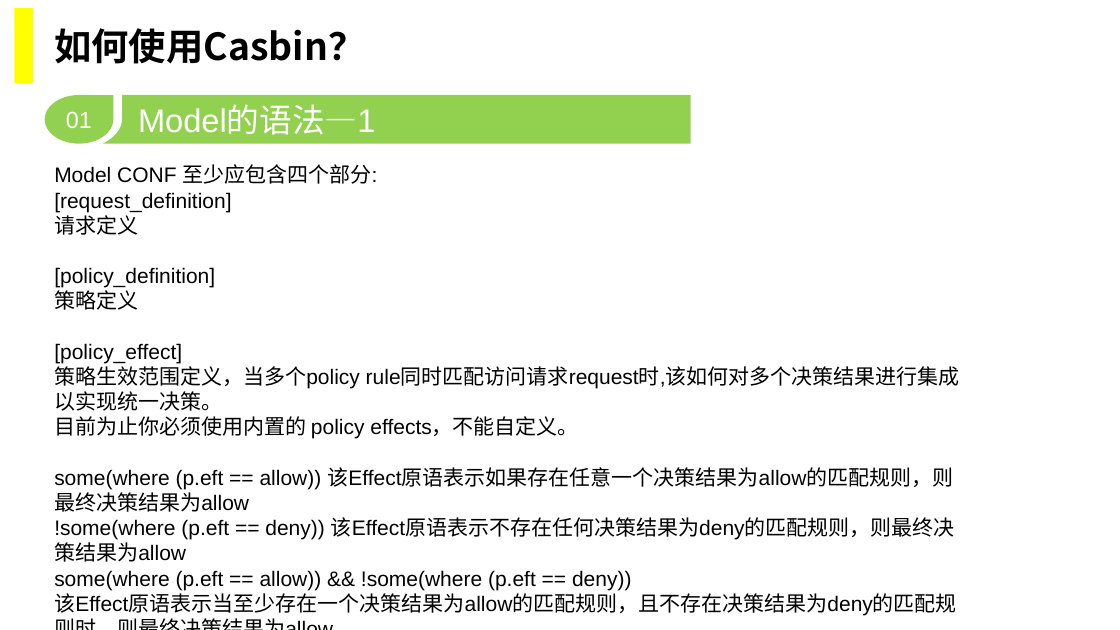
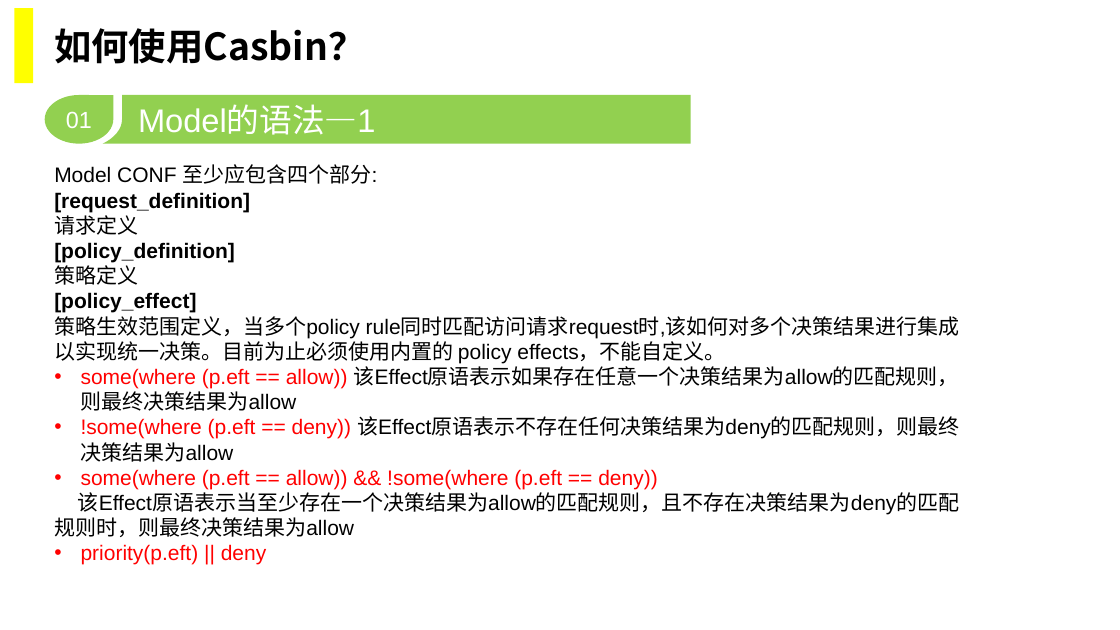
Before and after one commit to marvinang/learn_rust, a slide deck: slide 16 of casbin.pptx. Drawn at 1120x630 pixels with LibreOffice and Linux fonts; fonts in the diff are those of the drawing; background and template pictures are left out. Boxes give left, top, right and bottom in pixels: in the first picture for what was removed or moved away, otherwise in the second. Text is boxed around its words. In the diff, an @@ line names an element or a change of style, - is before the commit and + after.

```diff
--- a/casbin.pptx
+++ b/casbin.pptx
@@ text at bbox=[54, 192, 960, 565]: bold on in "[request_definition]", "[policy_definition]", "[policy_effect]"; text colour #000000 to #FF0000 in "some(where (p.eft == allow))", "!some(where (p.eft == deny))", "some(where (p.eft == allow)) && !some(where (p.eft ...", "priority(p.eft) || deny"; bullet none to • @@
@@ text at bbox=[54, 316, 960, 363]: text changed @@
-策略生效范围定义，当多个policy rule同时匹配访问请求request时,该如何对多个决策结果进行集成以实现统一决策。
-目前为止你必须使用内置的 policy effects，不能自定义。
+策略生效范围定义，当多个policy rule同时匹配访问请求request时,该如何对多个决策结果进行集成以实现统一决策。目前为止必须使用内置的 policy effects，不能自定义。
```
Also in this commit, not shown: 12 other slides changed, 2 slides added.
